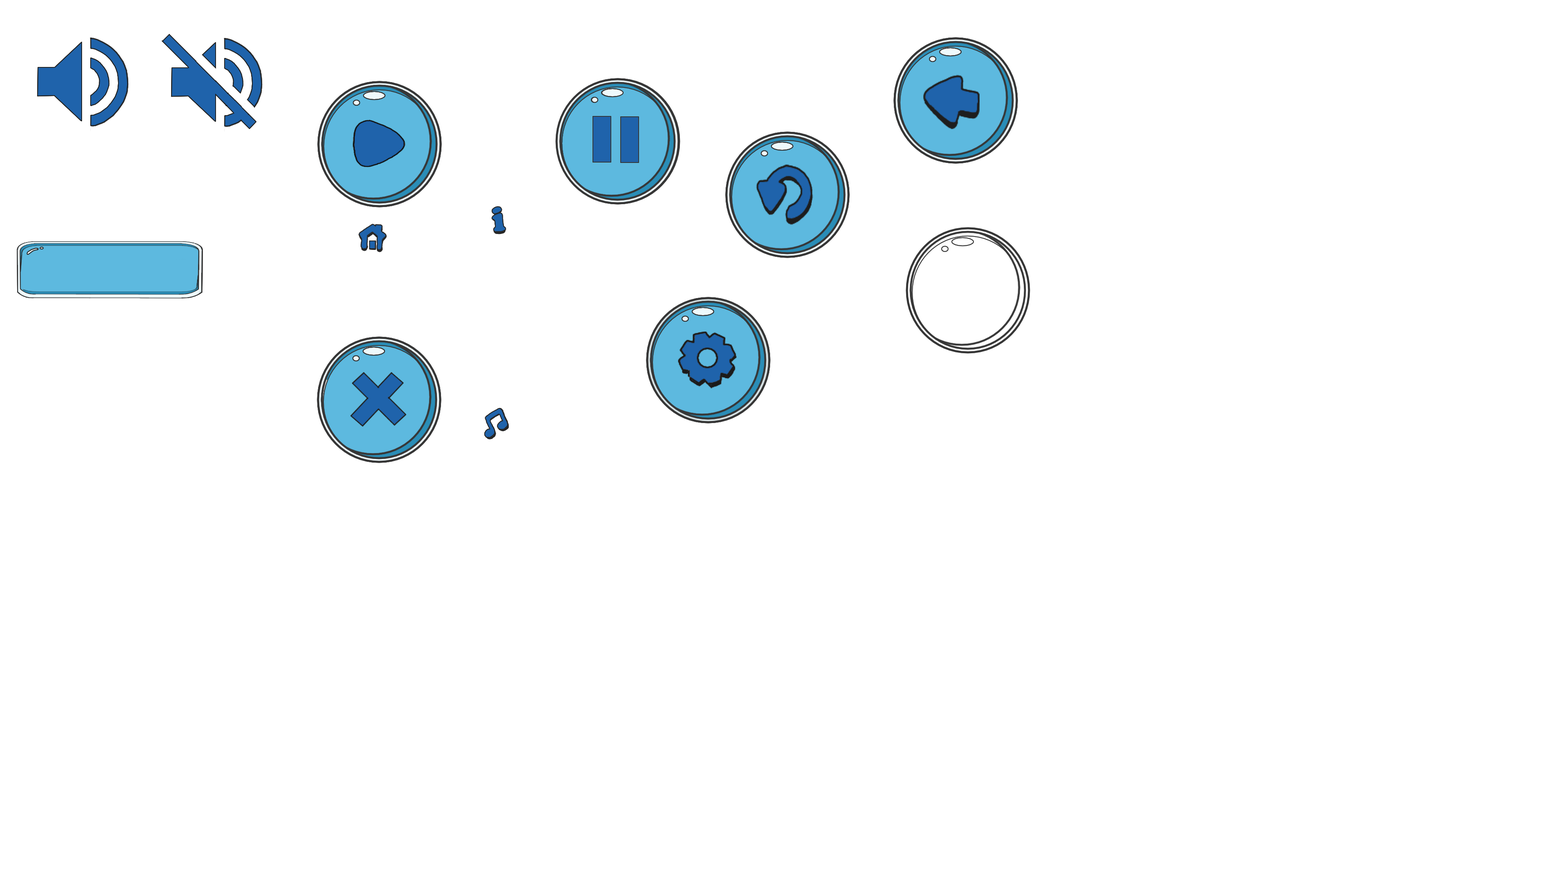
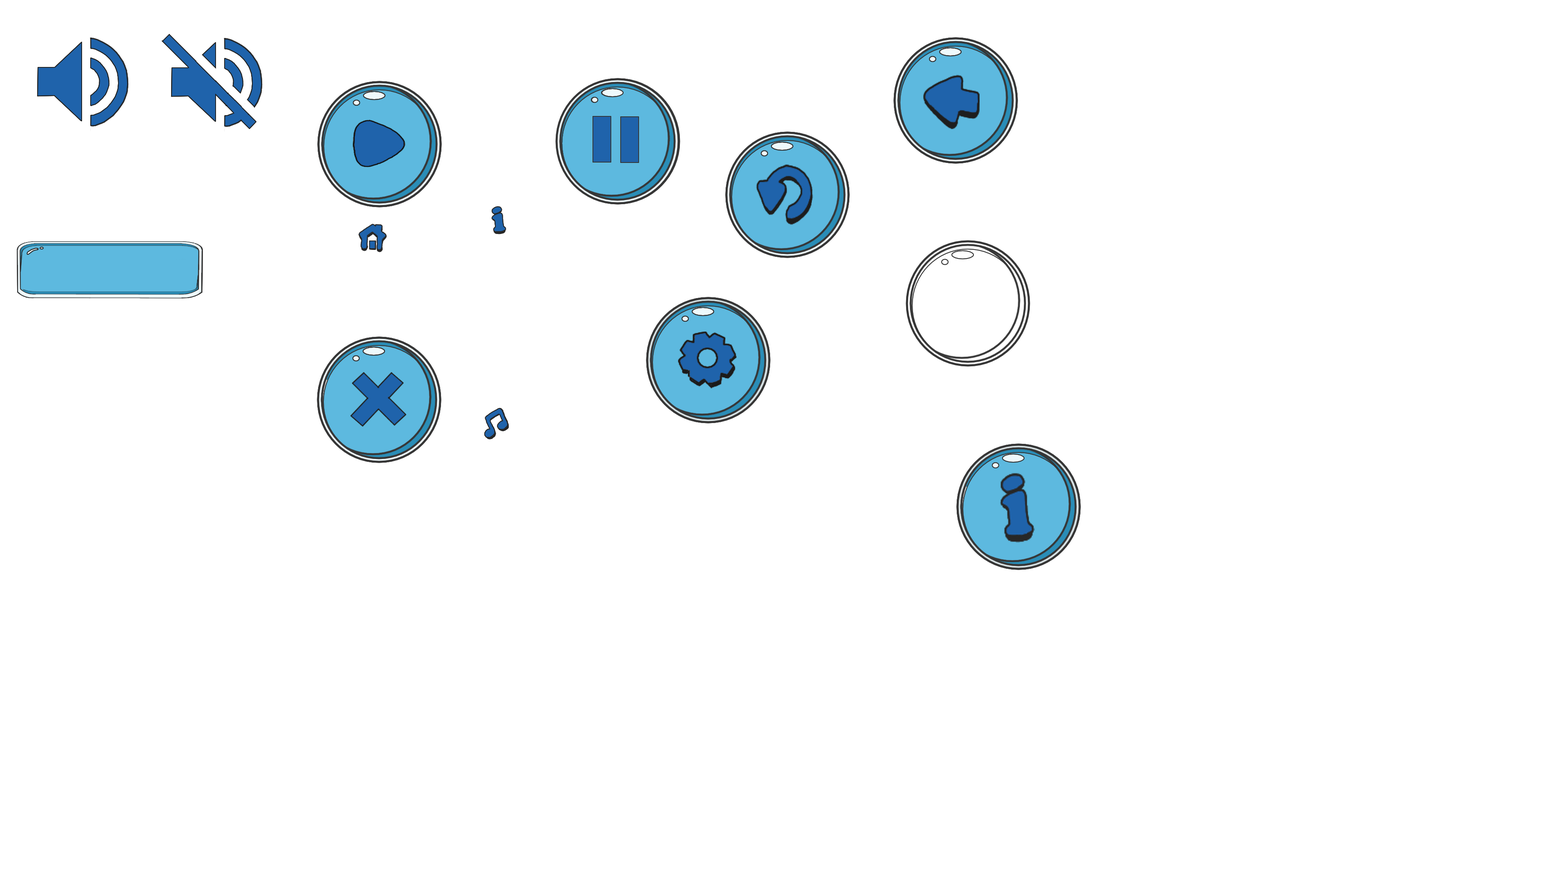
Layer changes from the first 1568px x 882px image to the second:
added layer "Paint Layer 1 Merged" (2nd of 14) above "Paint Layer 1 Merged" over [left=954, top=443, right=1081, bottom=571]
painted on "Paint Layer 1 Merged" (3rd of 14) over [left=904, top=227, right=1031, bottom=367]